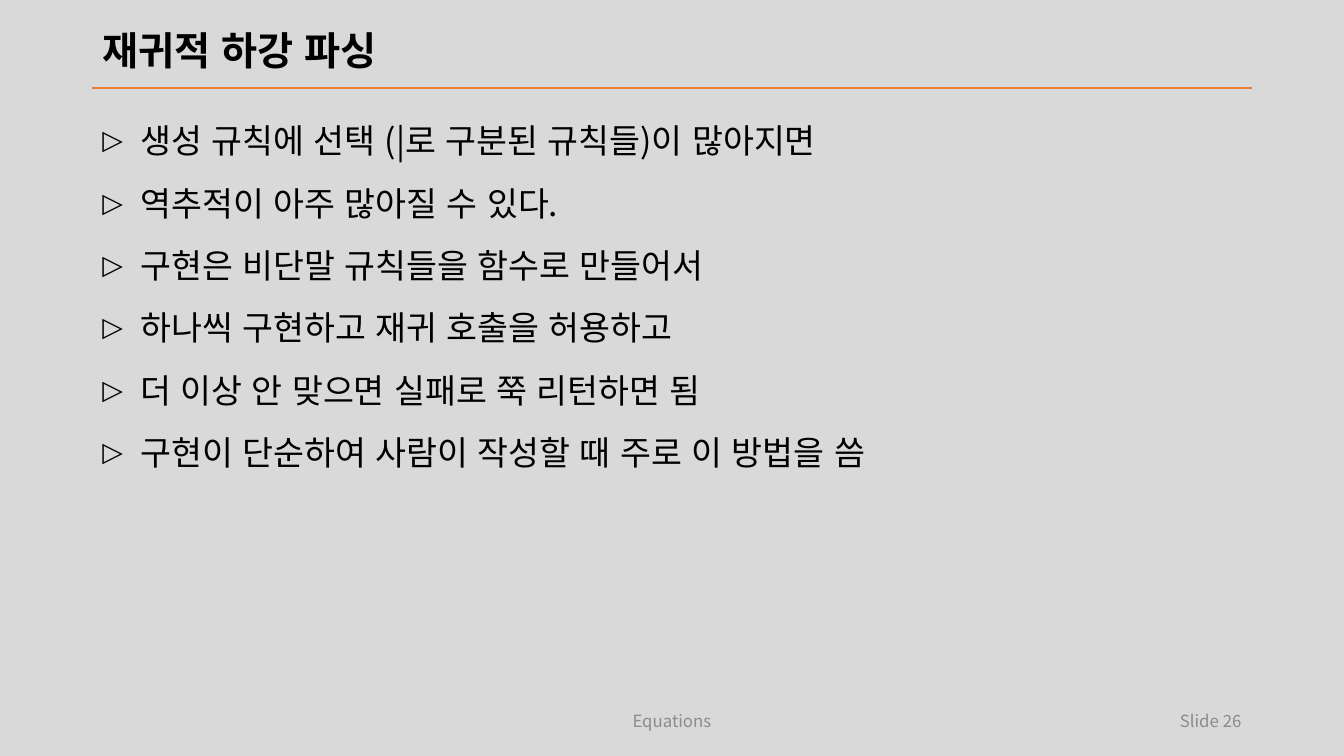
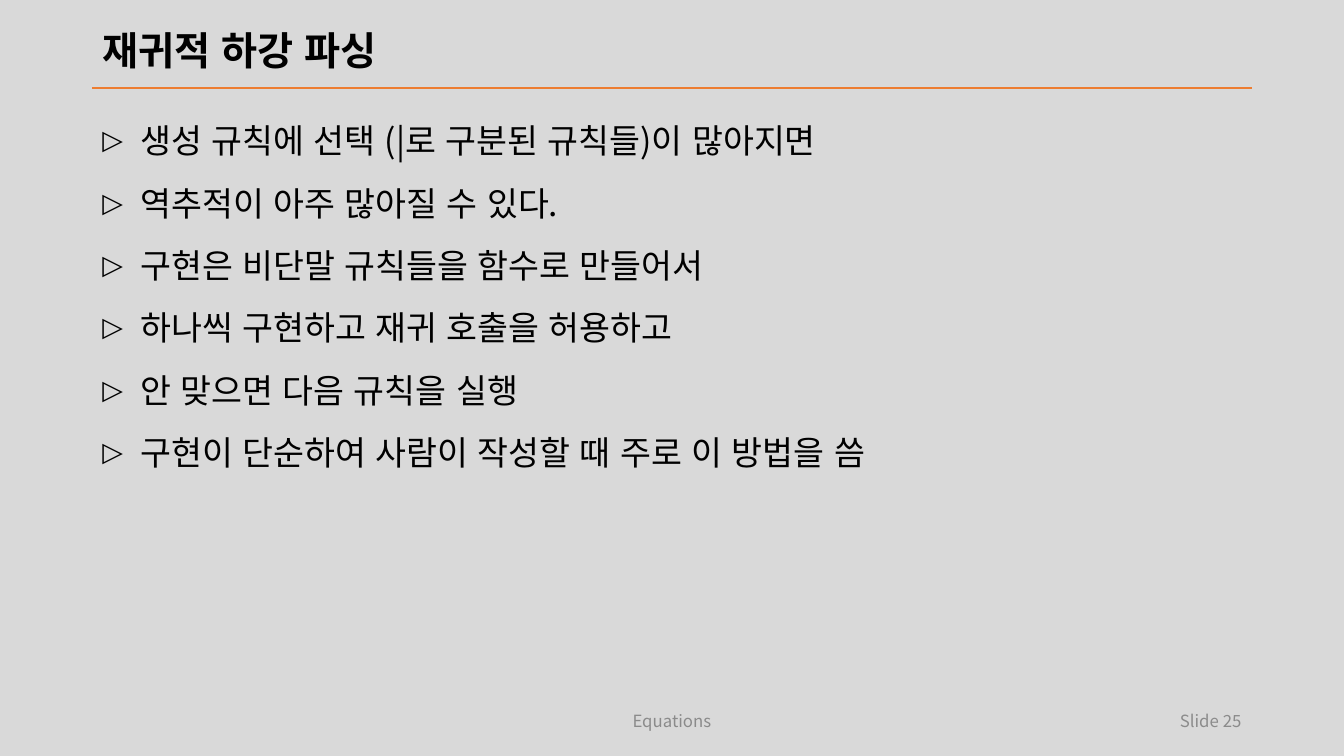
Before and after one commit to laxtools/article, a slide deck: slide 25 of programming/compiler/lecture/note.pptx (slide 26 before the commit). Drawn at 1344x756 pixels with LibreOffice and Linux fonts; fonts in the diff are those of the drawing. Boxes give left, top, right and bottom in pixels: in the first picture for what was removed or moved away, otherwise in the second. Text is boxed around its words. In the diff, an @@ line names an element or a change of style, - is before the commit and + after.

```diff
--- a/programming/compiler/lecture/note.pptx
+++ b/programming/compiler/lecture/note.pptx
@@ text at bbox=[140, 375, 518, 406]: text changed @@
-▷ 더 이상 안 맞으면 실패로 쭉 리턴하면 됨
+▷ 안 맞으면 다음 규칙을 실행
@@ page number at bbox=[1180, 714, 1242, 727]: text changed @@
-Slide 26
+Slide 25
```
Also in this commit, not shown: 9 other slides changed, 43 slides added, 1 slide removed, 1 other file.
